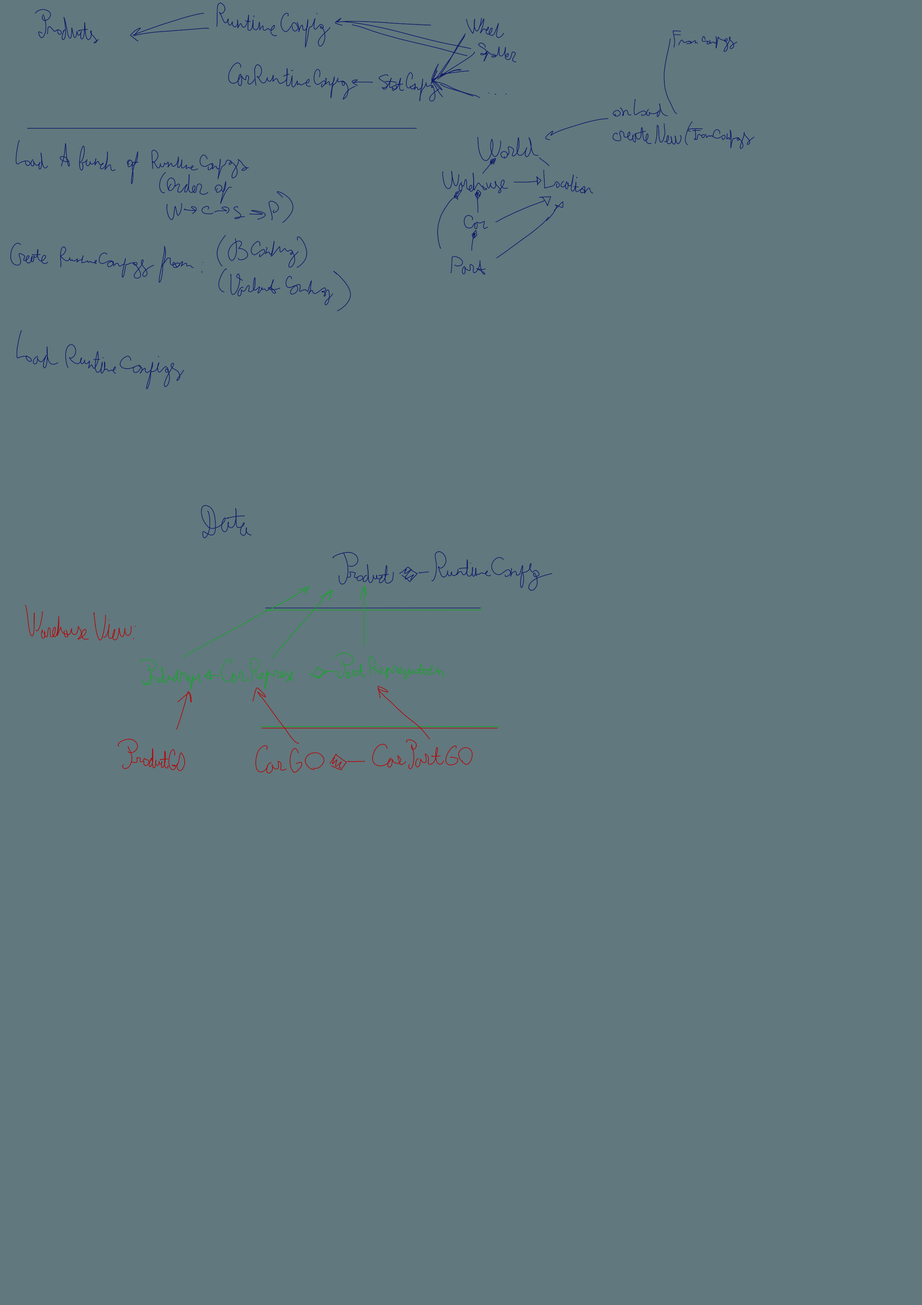
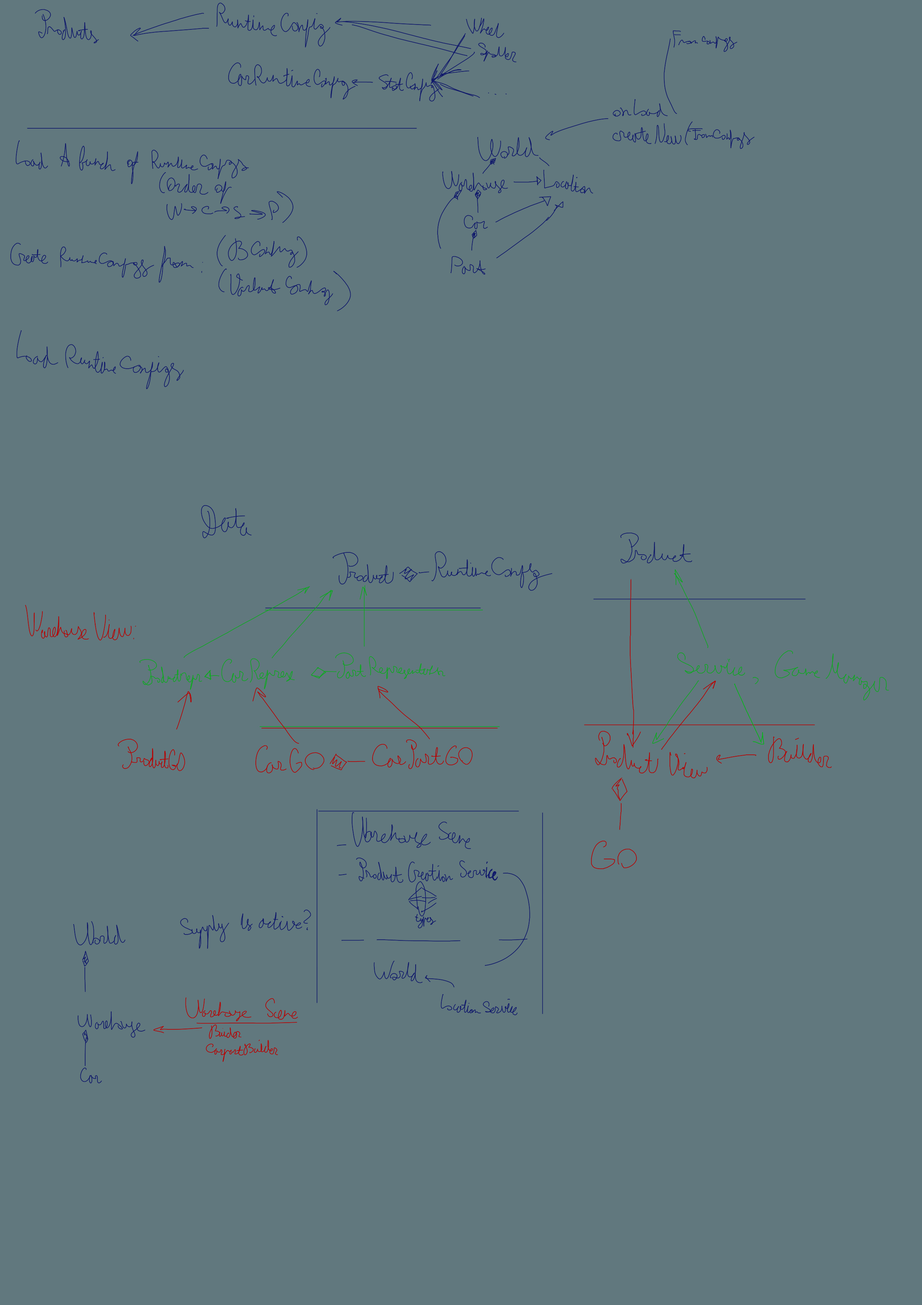
Layered file, before and after one edit (922x1305). Changes by layer:
added layer "Paint Layer 4" above "Paint Layer 3" over <box>309,808,544,1015</box>
added layer "Paint Layer 3" above "Paint Layer 2" over <box>73,904,318,1084</box>
added layer "Paint Layer 2" above "Paint Layer 1" over <box>584,532,890,870</box>
painted on "Paint Layer 1" (1st of 2) over <box>316,808,544,821</box>
